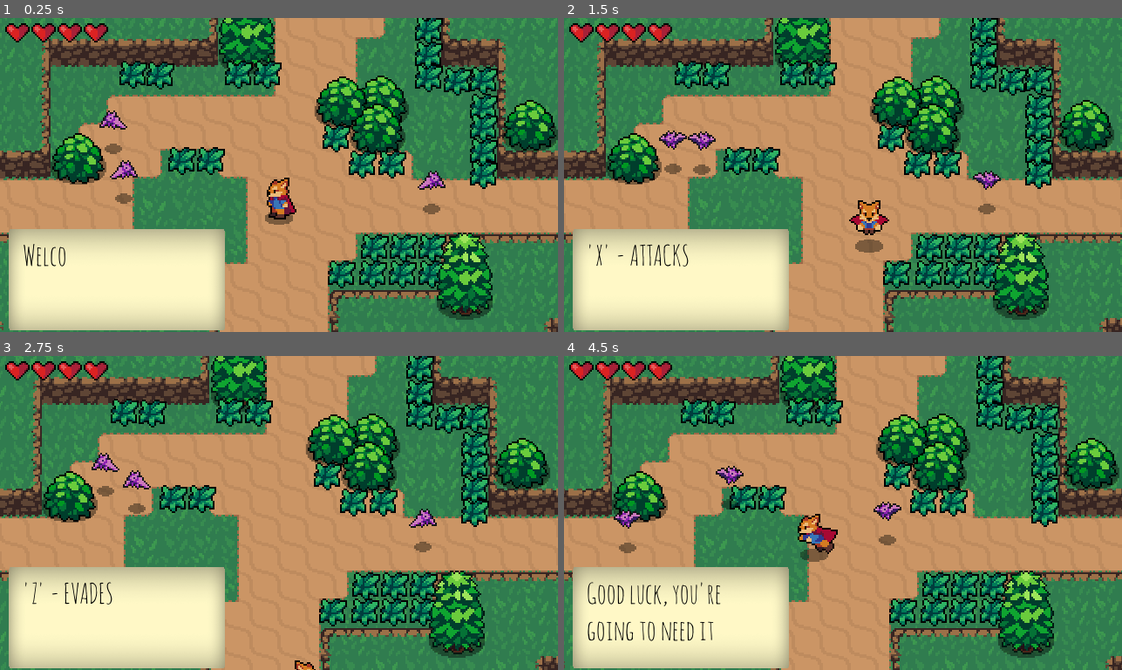
Above: before the commit, frames 1-4 (two rows, left to right).
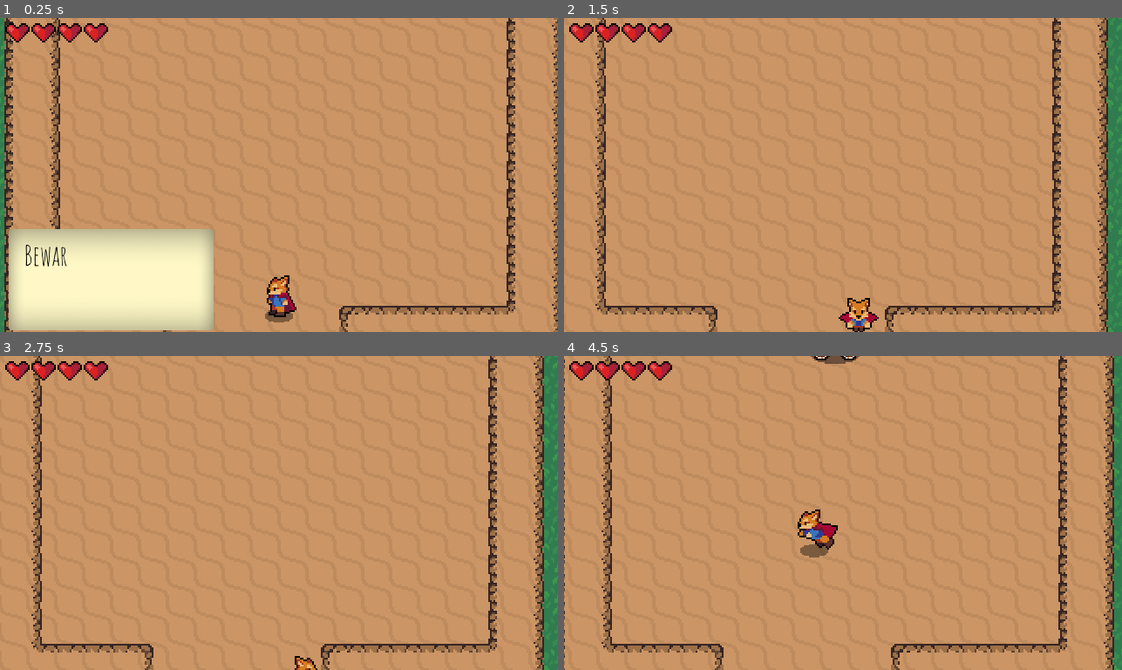
Above: after the commit, the same moments.

Repository: Ciaran-Whyte/8bitBosses
Game: Godot game, scene res://World.tscn
Two runs of this game, one before a commit and one after it. Both use one fixed random seed, a clock stepped at 60 frames per second and the inputs below.
Inputs:
- Up to frame 1 (0.25 s): no input
- Up to frame 2 (1.5 s): tap Enter (ui_accept) at 0.5, 0.77 s; hold Right (ui_right) 0.53-1.28 s; tap X (attack) at 0.6 s; tap Z (roll) at 0.8, 1.35 s; hold Down (ui_down) from 1.28 s (still down)
- Up to frame 3 (2.75 s): tap Enter (ui_accept) at 1.52 s; tap X (attack) at 1.55, 2.1 s; release Down (ui_down) at 2.03 s; hold Right (ui_right) from 2.03 s (still down); tap Z (roll) at 2.3 s
- Up to frame 4 (4.5 s): release Right (ui_right) at 2.78 s; hold Up (ui_up) 2.78-3.53 s; tap Z (roll) at 2.85, 3.8, 4.35 s; tap Enter (ui_accept) at 3.02, 3.77 s; tap X (attack) at 3.05, 3.6 s; hold Left (ui_left) from 3.53 s (still down)

The runs differ from the first frame. In frame 1, 58% of the frame differs, in the area x 0-100%, y 0-100%; in frame 2, 68%; in frame 3, 67%; in frame 4, 68%.

Commit message:
thaiFive attack part 1

Diff:
--- a/Enemies/DTrainer.gd
+++ b/Enemies/DTrainer.gd
@@ -5,13 +5,20 @@
 export var MAX_SPEED = 40
 export var ACCELERATION = 500
 export var ATTACK_RANGE = 35
+export var SPELL_RANGE = 150
 export var FRICTION = 500
+export var MAX_THIA_FIVES = 1
+var CURRENT_THIA_FIVES = 0
+var player_in_detection_zone = false
+
 enum {
 	MOVE,
 	SPELL,
 	ATTACK,
 	IDLE
 }
+
+const ThaiFive = preload("res://Enemies/thaiFive.tscn")
 
 onready var animationPlayer = $AnimationPlayer
 onready var animationTree = $AnimationTree
@@ -27,7 +34,7 @@
 		MOVE:
 			move_state(delta)
 		SPELL:
-			spell_state()
+			spell_state(delta)
 		ATTACK:
 			attack_state(delta)
 		IDLE:
@@ -48,11 +55,22 @@
 func accelerate_towards_point(point,delta):
 	var direction = global_position.direction_to(point)
 	velocity = velocity.move_toward(direction * MAX_SPEED, ACCELERATION * delta )
-	if(global_position.distance_to(point) <= ATTACK_RANGE):
-		state = ATTACK
+	if(global_position.distance_to(point) <= SPELL_RANGE):
+		state = SPELL
 
-func spell_state():
-	animationState.travel("Spell")
+func spell_state(delta):
+	if player_in_detection_zone:
+		if(global_position.distance_to(playerDetectionZone.player.global_position) > ATTACK_RANGE + 10):
+			state = MOVE
+		else:
+			velocity = velocity.move_toward(Vector2.ZERO * FRICTION, ACCELERATION * delta )
+			animationState.travel("Spell")
+
+func thai_five():
+	var thaiFive = ThaiFive.instance()
+	get_parent().add_child(thaiFive)
+	thaiFive.global_position = global_position
+	thaiFive.launch()
 
 func attack_state(delta):
 	if(global_position.distance_to(playerDetectionZone.player.global_position) > ATTACK_RANGE + 10):
@@ -65,4 +83,8 @@
 	animationState.travel("Idle")
 
 func _on_PlayerDetectionZone_body_entered(_body):
+	player_in_detection_zone = true
 	state = MOVE
+
+func _on_PlayerDetectionZone_body_exited(body):
+	player_in_detection_zone = false
--- a/Enemies/DTrainer.tscn
+++ b/Enemies/DTrainer.tscn
@@ -1,8 +1,9 @@
-[gd_scene load_steps=52 format=2]
+[gd_scene load_steps=53 format=2]
 
 [ext_resource path="res://Enemies/Daire.png" type="Texture" id=1]
 [ext_resource path="res://Enemies/DTrainer.gd" type="Script" id=2]
 [ext_resource path="res://Enemies/PlayerDetectionZone.tscn" type="PackedScene" id=3]
+[ext_resource path="res://Enemies/thaiFive.wav" type="AudioStream" id=4]
 [ext_resource path="res://WhiteColour.shader" type="Shader" id=9]
 
 [sub_resource type="ShaderMaterial" id=1]
@@ -220,6 +221,34 @@
 "update": 1,
 "values": [ 13, 14, 15, 16, 17, 18, 19 ]
 }
+tracks/1/type = "method"
+tracks/1/path = NodePath(".")
+tracks/1/interp = 1
+tracks/1/loop_wrap = true
+tracks/1/imported = false
+tracks/1/enabled = true
+tracks/1/keys = {
+"times": PoolRealArray( 0.3 ),
+"transitions": PoolRealArray( 1 ),
+"values": [ {
+"args": [  ],
+"method": "thai_five"
+} ]
+}
+tracks/2/type = "audio"
+tracks/2/path = NodePath("ThaiFiveAttack")
+tracks/2/interp = 1
+tracks/2/loop_wrap = true
+tracks/2/imported = false
+tracks/2/enabled = true
+tracks/2/keys = {
+"clips": [ {
+"end_offset": 0.0,
+"start_offset": 0.0,
+"stream": ExtResource( 4 )
+} ],
+"times": PoolRealArray( 0.3 )
+}
 
 [sub_resource type="Animation" id=16]
 length = 0.7
@@ -236,6 +265,34 @@
 "update": 1,
 "values": [ 6, 7, 8, 9, 10, 11, 12 ]
 }
+tracks/1/type = "method"
+tracks/1/path = NodePath(".")
+tracks/1/interp = 1
+tracks/1/loop_wrap = true
+tracks/1/imported = false
+tracks/1/enabled = true
+tracks/1/keys = {
+"times": PoolRealArray( 0.4 ),
+"transitions": PoolRealArray( 1 ),
+"values": [ {
+"args": [  ],
+"method": "thai_five"
+} ]
+}
+tracks/2/type = "audio"
+tracks/2/path = NodePath("ThaiFiveAttack")
+tracks/2/interp = 1
+tracks/2/loop_wrap = true
+tracks/2/imported = false
+tracks/2/enabled = true
+tracks/2/keys = {
+"clips": [ {
+"end_offset": 0.0,
+"start_offset": 0.0,
+"stream": ExtResource( 4 )
+} ],
+"times": PoolRealArray( 0.3 )
+}
 
 [sub_resource type="Animation" id=17]
 length = 0.7
@@ -252,6 +309,34 @@
 "update": 1,
 "values": [ 20, 21, 22, 23, 24, 25, 26 ]
 }
+tracks/1/type = "method"
+tracks/1/path = NodePath(".")
+tracks/1/interp = 1
+tracks/1/loop_wrap = true
+tracks/1/imported = false
+tracks/1/enabled = true
+tracks/1/keys = {
+"times": PoolRealArray( 0.5 ),
+"transitions": PoolRealArray( 1 ),
+"values": [ {
+"args": [  ],
+"method": "thai_five"
+} ]
+}
+tracks/2/type = "audio"
+tracks/2/path = NodePath("ThaiFiveAttack")
+tracks/2/interp = 1
+tracks/2/loop_wrap = true
+tracks/2/imported = false
+tracks/2/enabled = true
+tracks/2/keys = {
+"clips": [ {
+"end_offset": 0.0,
+"start_offset": 0.0,
+"stream": ExtResource( 4 )
+} ],
+"times": PoolRealArray( 0 )
+}
 
 [sub_resource type="Animation" id=18]
 length = 0.6
@@ -267,6 +352,34 @@
 "transitions": PoolRealArray( 1, 1, 1, 1, 1, 1 ),
 "update": 1,
 "values": [ 0, 1, 2, 3, 4, 5 ]
+}
+tracks/1/type = "method"
+tracks/1/path = NodePath(".")
+tracks/1/interp = 1
+tracks/1/loop_wrap = true
+tracks/1/imported = false
+tracks/1/enabled = true
+tracks/1/keys = {
+"times": PoolRealArray( 0.4 ),
+"transitions": PoolRealArray( 1 ),
+"values": [ {
+"args": [  ],
+"method": "thai_five"
+} ]
+}
+tracks/2/type = "audio"
+tracks/2/path = NodePath("ThaiFiveAttack")
+tracks/2/interp = 1
+tracks/2/loop_wrap = true
+tracks/2/imported = false
+tracks/2/enabled = true
+tracks/2/keys = {
+"clips": [ {
+"end_offset": 0.0,
+"start_offset": 0.5,
+"stream": ExtResource( 4 )
+} ],
+"times": PoolRealArray( 0 )
 }
 
 [sub_resource type="AnimationNodeAnimation" id=19]
@@ -400,7 +513,8 @@
 
 [node name="DTrainer" type="KinematicBody2D"]
 position = Vector2( -8, -10 )
-collision_layer = 2
+collision_layer = 16
+collision_mask = 2
 script = ExtResource( 2 )
 
 [node name="Sprite" type="Sprite" parent="."]
@@ -409,7 +523,7 @@
 texture = ExtResource( 1 )
 vframes = 10
 hframes = 11
-frame = 43
+frame = 6
 
 [node name="CollisionShape2D" type="CollisionShape2D" parent="."]
 position = Vector2( -0.0890198, 8.26655 )
@@ -448,6 +562,10 @@
 [node name="CollisionShape2D" parent="PlayerDetectionZone" index="0"]
 position = Vector2( -0.65213, -6.42888 )
 shape = SubResource( 47 )
+
+[node name="ThaiFiveAttack" type="AudioStreamPlayer" parent="."]
+stream = ExtResource( 4 )
 [connection signal="body_entered" from="PlayerDetectionZone" to="." method="_on_PlayerDetectionZone_body_entered"]
+[connection signal="body_exited" from="PlayerDetectionZone" to="." method="_on_PlayerDetectionZone_body_exited"]
 
 [editable path="PlayerDetectionZone"]
--- /dev/null
+++ b/Enemies/thaiFive.gd
@@ -0,0 +1,26 @@
+extends KinematicBody2D
+
+const MAX_SPEED = 100
+const ACCELERATION = 5
+
+var velocity  = Vector2.ZERO
+var player = null
+
+
+func _ready():
+	set_physics_process(false)
+
+func launch():
+	set_physics_process(true)
+
+func _physics_process(delta):
+	if player != null:
+		var target = ( player.global_position - self.global_position ).normalized()
+		velocity = velocity.move_toward(target * MAX_SPEED, ACCELERATION * delta )
+		move_and_collide(velocity)
+
+func _on_PlayerDectionZone_body_entered(body):
+	player = body
+
+func _on_Timer_timeout():
+	call_deferred("queue_free")
--- /dev/null
+++ b/Enemies/thaiFive.tscn
@@ -0,0 +1,37 @@
+[gd_scene load_steps=5 format=2]
+
+[ext_resource path="res://Enemies/elbow_attack.png" type="Texture" id=1]
+[ext_resource path="res://Enemies/thaiFive.gd" type="Script" id=2]
+
+[sub_resource type="CapsuleShape2D" id=1]
+radius = 6.33471
+height = 0.0
+
+[sub_resource type="CapsuleShape2D" id=2]
+radius = 73.3556
+
+[node name="thaiFive" type="KinematicBody2D"]
+collision_layer = 16
+collision_mask = 2
+script = ExtResource( 2 )
+
+[node name="Sprite" type="Sprite" parent="."]
+texture = ExtResource( 1 )
+
+[node name="CollisionShape2D" type="CollisionShape2D" parent="."]
+position = Vector2( -0.147671, 7.97414 )
+shape = SubResource( 1 )
+
+[node name="PlayerDectionZone" type="Area2D" parent="."]
+collision_layer = 16
+collision_mask = 2
+
+[node name="CollisionShape2D" type="CollisionShape2D" parent="PlayerDectionZone"]
+shape = SubResource( 2 )
+
+[node name="Timer" type="Timer" parent="."]
+wait_time = 2.0
+one_shot = true
+autostart = true
+[connection signal="body_entered" from="PlayerDectionZone" to="." method="_on_PlayerDectionZone_body_entered"]
+[connection signal="timeout" from="Timer" to="." method="_on_Timer_timeout"]
--- a/Game.gd
+++ b/Game.gd
@@ -2,7 +2,7 @@
 
 const LEVEL_PATH = "res://Levels/Level%d.tscn"
 
-var level_number:int = 0
+var level_number:int = 1
 var defeated_bosess = [0,0,0,0,0,0,0,0]
 
 func _ready():
Binary file added: Enemies/elbow_attack.png
Not shown, added: Enemies/elbow_attack.png.import
Not shown, added: Enemies/thaiFive.wav.import
Not shown, added: Enemies/thaiFive.wav
